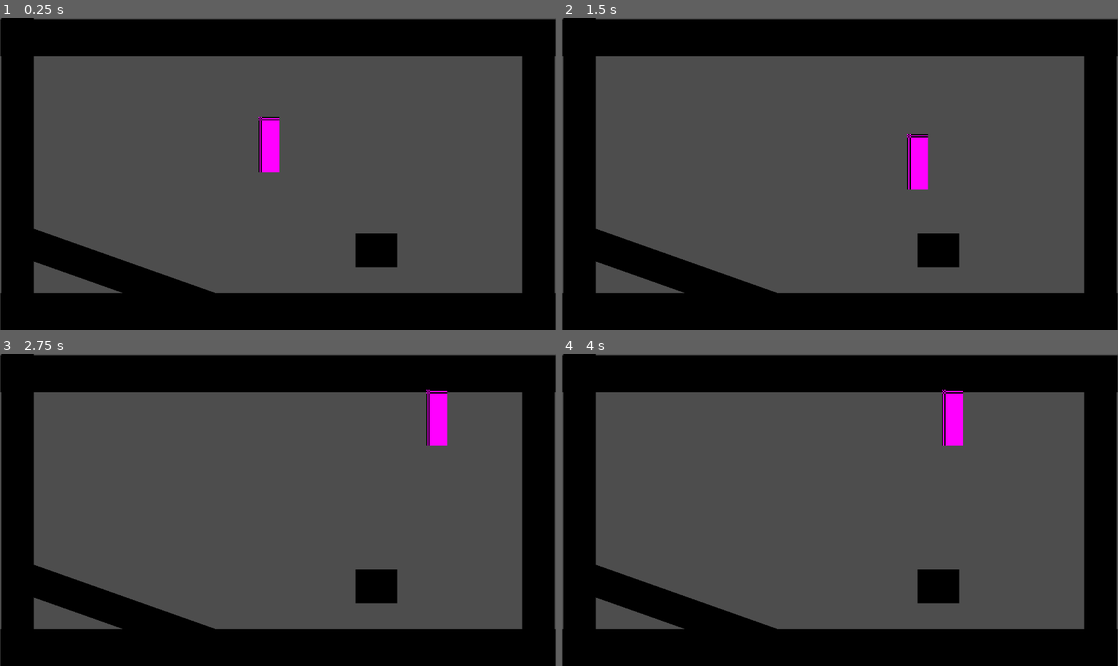
Above: before the commit, frames 1-4 (two rows, left to right).
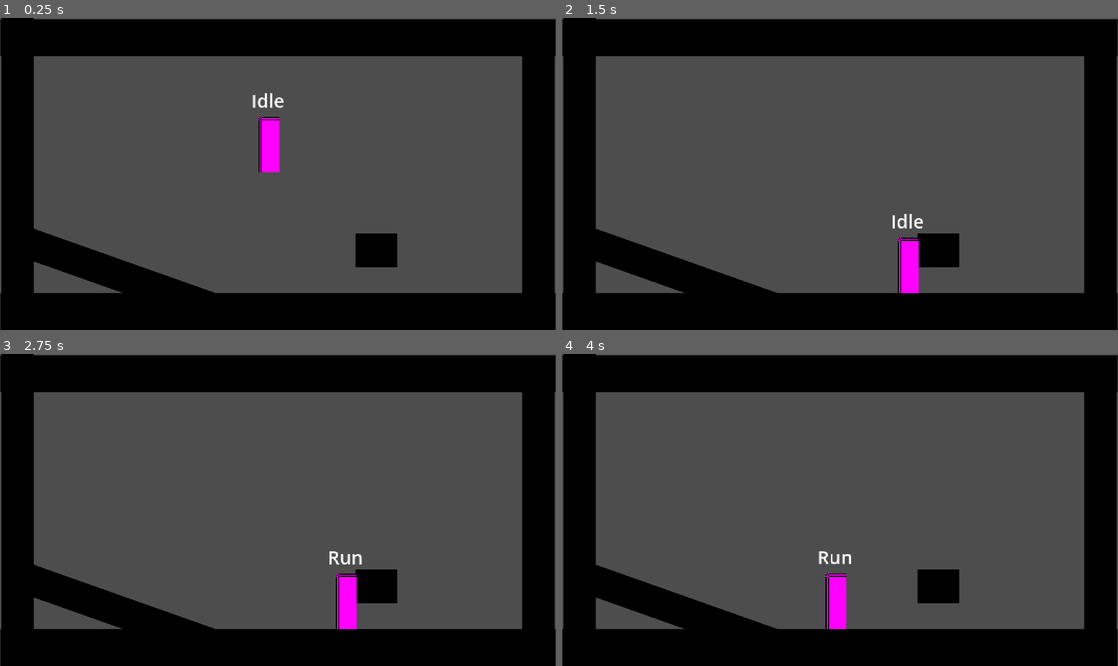
Above: after the commit, the same moments.

Repository: ZombieMR/info-kursarbeit-metroidvania
Game: Godot game, scene res://playground.tscn
Two runs of this game, one before a commit and one after it. Both use one fixed random seed, a clock stepped at 60 frames per second and the inputs below.
Inputs:
- Up to frame 1 (0.25 s): no input
- Up to frame 2 (1.5 s): hold Right (right) 0.53-1.28 s; hold Space (jump) 0.53-1.28 s; hold Down (down) from 1.28 s (still down); tap Space (jump) at 1.35 s
- Up to frame 3 (2.75 s): tap Space (jump) at 1.52, 1.82 s; tap Enter at 2 s; release Down (down) at 2.03 s; hold Right (right) from 2.03 s (still down); hold Space (jump) from 2.03 s (still down)
- Up to frame 4 (4 s): release Right (right) at 2.78 s; release Space (jump) at 2.78 s; hold Up (up) 2.78-3.53 s; tap Space (jump) at 2.85, 3.02, 3.32 s; hold Left (left) from 3.53 s (still down); hold Space (jump) from 3.53 s (still down)

The runs differ from the first frame. In frame 1, 0.1% of the frame differs, in the area x 45-51%, y 24-29%; in frame 2, 1.5%, in the area x 59-66%, y 37-89%; in frame 3, 1.5%; in frame 4, 1.5%.

Commit message:
movement rework mit state machine
spieler state machine aufgesetzt; einzelne nodes für idle, run, (jump) und zugehörige skripte erstellt

Diff:
--- a/player/player.tscn
+++ b/player/player.tscn
@@ -1,6 +1,9 @@
-[gd_scene load_steps=4 format=3 uid="uid://cb1vuqm5auik4"]
+[gd_scene load_steps=7 format=3 uid="uid://cb1vuqm5auik4"]
 
 [ext_resource type="Script" uid="uid://dh5m3ncv2od1e" path="res://player/scripts/player.gd" id="1_oul6g"]
+[ext_resource type="Script" uid="uid://t1worllh8sqq" path="res://player/states/idle.gd" id="2_rkbax"]
+[ext_resource type="Script" uid="uid://cqxvlf4pcrrw8" path="res://player/states/run.gd" id="3_g1dw6"]
+[ext_resource type="Script" uid="uid://2w63v2i7bcyg" path="res://player/states/jump.gd" id="4_yw30f"]
 
 [sub_resource type="PlaceholderTexture2D" id="PlaceholderTexture2D_kqu6x"]
 size = Vector2(18, 48)
@@ -11,6 +14,20 @@
 [node name="Player" type="CharacterBody2D"]
 script = ExtResource("1_oul6g")
 
+[node name="States" type="Node" parent="."]
+
+[node name="Idle" type="Node" parent="States"]
+unique_name_in_owner = true
+script = ExtResource("2_rkbax")
+
+[node name="Run" type="Node" parent="States"]
+unique_name_in_owner = true
+script = ExtResource("3_g1dw6")
+
+[node name="Jump" type="Node" parent="States"]
+unique_name_in_owner = true
+script = ExtResource("4_yw30f")
+
 [node name="Sprite2D" type="Sprite2D" parent="."]
 position = Vector2(0, -24)
 texture = SubResource("PlaceholderTexture2D_kqu6x")
@@ -18,3 +35,12 @@
 [node name="CollisionShape2D" type="CollisionShape2D" parent="."]
 position = Vector2(0, -23)
 shape = SubResource("RectangleShape2D_oul6g")
+
+[node name="Label" type="Label" parent="."]
+offset_left = -34.0
+offset_top = -74.0
+offset_right = 34.0
+offset_bottom = -51.0
+theme_override_font_sizes/font_size = 16
+text = "label"
+horizontal_alignment = 1
--- a/player/scripts/player.gd
+++ b/player/scripts/player.gd
@@ -1,17 +1,78 @@
 class_name Player extends CharacterBody2D # erweitert/baut auf bereits existierende klasse
 
+
+#region export-variablen
+@export var bewegungsgeschwindigkeit: float = 150
+#endregion
+
+
+#region state machine variablen
+var states : Array[PlayerState]
+var current_state : PlayerState :
+	get : return states[0]
+var previous_state : PlayerState :
+	get : return states[1]
+#endregion
+
+#region standart-variablen
+var direction : Vector2 = Vector2(0, 0)
+var gravity : float = 981
+#endregion
+
+
+func _ready() -> void:
+	initialize_states() # funktion: alle states initiieren
+	pass
+
+func _unhandled_input(event: InputEvent) -> void:
+	change_state(current_state.handle_input(event))
+
 func _process(_delta: float) -> void: #erstellen "dauerschleife"
+	update_direction()
+	change_state(current_state.process(_delta))
+	pass
+
+func _physics_process(_delta: float) -> void: #erstellen physik-"dauerschleife"
+	velocity.y += gravity * _delta
+	move_and_slide()
+	change_state(current_state.physics_process(_delta))
+	pass
+
+
+func initialize_states() -> void:
+	states = []
+	for i in $States.get_children(): #alle states sammeln
+		if i is PlayerState:
+			states.append(i)
+			i.player = self
+		pass
+	if states.size() == 0: # falls state versagt,  funktion beenden
+		return
+	for state in states:# alle states initiieren
+		state.init()
+	change_state(current_state) # ersten state setzen
+	current_state.enter()
+	$Label.text = current_state.name
 
 	pass
 
-func _physics_process(_delta: float) -> void: #erstellen "dauerschleife" für physik
-	velocity.x = 0 							#basiswert stillstehen
-	if Input.is_action_pressed("left"):		#nach links bewegen
-		velocity.x = -100
-	elif Input.is_action_pressed("right"):	#nach rechts bewegen
-			velocity.x = 100
-	velocity.y = velocity.y + 981 * _delta
-	if Input.is_action_pressed("jump"):
-		velocity.y = -100
-	move_and_slide()
+func change_state(new_state : PlayerState) -> void: # state ändern
+	if new_state == null: # .. nicht wenn neuer state nicht vorhanden
+		return
+	elif new_state == current_state: # .. nicht wenn neuer gleich aktueller state
+		return
+	if current_state: # aktuellen state beenden
+		current_state.exit()
+
+	states.push_front(new_state) # state zu neuem ändern, alte nach hinten verschieben
+	current_state.enter()
+	states.resize(3) # nur letzten 3 vergangenen states in liste speichern
+	$Label.text = current_state.name
 	pass
+func update_direction() ->  void: # bewegungsvektor richtung ändern
+	#var prev_direction : Vector2 = direction
+	# fix deadzones controller
+	var x_axis = Input.get_axis("left", "right")
+	var y_axis = Input.get_axis("up", "down")
+	direction = Vector2(x_axis, y_axis)
+	pass
--- /dev/null
+++ b/player/states/@player_state.gd
@@ -0,0 +1,36 @@
+class_name PlayerState extends Node
+
+##vorlage state-skripte
+
+
+#aufsetzen variablen
+var player : Player
+var next_state : PlayerState
+
+#region state referenzen
+#referenz zu jeglichen states
+@onready var idle: PlayerStateIdle = %Idle
+@onready var run: PlayerStateRun = %Run
+@onready var jump: PlayerStateJump = %Jump
+
+#endregion
+
+# -> void: es wird keine ausgabe erwartet
+func init() -> void: # jegliche referenzen,variablen abrufen
+	pass
+
+func enter() -> void: # was passiert wenn state betreten
+	pass
+
+func exit() -> void: # was passiert wenn state verlassen
+	pass
+
+
+func handle_input( event : InputEvent ) -> PlayerState: # was passiert wenn input gedrückt/losgelassen wird
+	return next_state
+
+func process(delta: float) -> PlayerState: # was jeden tick passiert
+	return next_state
+
+func physics_process(delta: float) -> PlayerState: # was jeden physics-tick passiert
+	return next_state
--- /dev/null
+++ b/player/states/idle.gd
@@ -0,0 +1,28 @@
+class_name PlayerStateIdle extends PlayerState
+
+
+# -> void: es wird keine ausgabe erwartet
+func init() -> void: # jegliche referenzen,variablen abrufen
+	pass
+
+func enter() -> void: # was passiert wenn state betreten
+	#animation abspielen
+	pass
+
+func exit() -> void: # was passiert wenn state verlassen
+	pass
+
+
+func handle_input( event : InputEvent ) -> PlayerState: # was passiert wenn input gedrückt/losgelassen wird
+	return next_state
+
+func process(delta: float) -> PlayerState: # was jeden tick passiert
+	if player.direction.x != 0:
+		return run
+	#elif player.direction.y < 0:
+	#	return jump
+	return next_state
+
+func physics_process(delta: float) -> PlayerState: # was jeden physics-tick passiert
+	player.velocity.x = 0
+	return next_state
--- /dev/null
+++ b/player/states/jump.gd
@@ -0,0 +1,27 @@
+class_name PlayerStateJump extends PlayerState
+
+
+# -> void: es wird keine ausgabe erwartet
+func init() -> void: # jegliche referenzen,variablen abrufen
+	pass
+
+func enter() -> void: # was passiert wenn state betreten
+	# animation abspielen
+	pass
+
+func exit() -> void: # was passiert wenn state verlassen
+	pass
+
+
+func handle_input( event : InputEvent ) -> PlayerState: # was passiert wenn input gedrückt/losgelassen wird
+	#Input.is_action_pressed("up")
+	return next_state
+
+func process(delta: float) -> PlayerState: # was jeden tick passiert
+	if player.direction.x == 0 and player.direction.y == 0:
+		return idle
+	return next_state
+
+func physics_process(delta: float) -> PlayerState: # was jeden physics-tick passiert
+	player.velocity.y = player.direction.y * 100
+	return next_state
--- /dev/null
+++ b/player/states/run.gd
@@ -0,0 +1,28 @@
+class_name PlayerStateRun extends PlayerState
+
+
+# -> void: es wird keine ausgabe erwartet
+func init() -> void: # jegliche referenzen,variablen abrufen
+	pass
+
+func enter() -> void: # was passiert wenn state betreten
+	# animation abspielen
+	pass
+
+func exit() -> void: # was passiert wenn state verlassen
+	pass
+
+
+func handle_input( event : InputEvent ) -> PlayerState: # was passiert wenn input gedrückt/losgelassen wird
+	return next_state
+
+func process(delta: float) -> PlayerState: # was jeden tick passiert
+	if player.direction.x == 0:
+		return idle
+	#elif player.direction.y < 0:
+	#	return jump
+	return next_state
+
+func physics_process(delta: float) -> PlayerState: # was jeden physics-tick passiert
+	player.velocity.x = player.direction.x * player.bewegungsgeschwindigkeit
+	return next_state
--- a/project.godot
+++ b/project.godot
@@ -31,24 +31,28 @@
 "deadzone": 0.2,
 "events": [Object(InputEventJoypadMotion,"resource_local_to_scene":false,"resource_name":"","device":-1,"axis":0,"axis_value":-1.0,"script":null)
 , Object(InputEventKey,"resource_local_to_scene":false,"resource_name":"","device":-1,"window_id":0,"alt_pressed":false …(186 unchanged characters)…
+, Object(InputEventJoypadButton,"resource_local_to_scene":false,"resource_name":"","device":-1,"button_index":13,"pressure":0.0,"pressed":true,"script":null)
 ]
 }
 right={
 "deadzone": 0.2,
 "events": [Object(InputEventJoypadMotion,"resource_local_to_scene":false,"resource_name":"","device":-1,"axis":0,"axis_value":1.0,"script":null)
 , Object(InputEventKey,"resource_local_to_scene":false,"resource_name":"","device":-1,"window_id":0,"alt_pressed":false …(186 unchanged characters)…
+, Object(InputEventJoypadButton,"resource_local_to_scene":false,"resource_name":"","device":-1,"button_index":14,"pressure":0.0,"pressed":true,"script":null)
 ]
 }
 up={
 "deadzone": 0.2,
 "events": [Object(InputEventKey,"resource_local_to_scene":false,"resource_name":"","device":-1,"window_id":0,"alt_press …(195 unchanged characters)…
 , Object(InputEventJoypadMotion,"resource_local_to_scene":false,"resource_name":"","device":-1,"axis":1,"axis_value":-1.0,"script":null)
+, Object(InputEventJoypadButton,"resource_local_to_scene":false,"resource_name":"","device":-1,"button_index":11,"pressure":0.0,"pressed":true,"script":null)
 ]
 }
 down={
 "deadzone": 0.2,
 "events": [Object(InputEventKey,"resource_local_to_scene":false,"resource_name":"","device":-1,"window_id":0,"alt_press …(195 unchanged characters)…
 , Object(InputEventJoypadMotion,"resource_local_to_scene":false,"resource_name":"","device":-1,"axis":1,"axis_value":1.0,"script":null)
+, Object(InputEventJoypadButton,"resource_local_to_scene":false,"resource_name":"","device":-1,"button_index":12,"pressure":0.0,"pressed":true,"script":null)
 ]
 }
 jump={
Not shown, added: player/states/@player_state.gd.uid
Not shown, added: player/states/idle.gd.uid
Not shown, added: player/states/jump.gd.uid
Not shown, added: player/states/run.gd.uid
